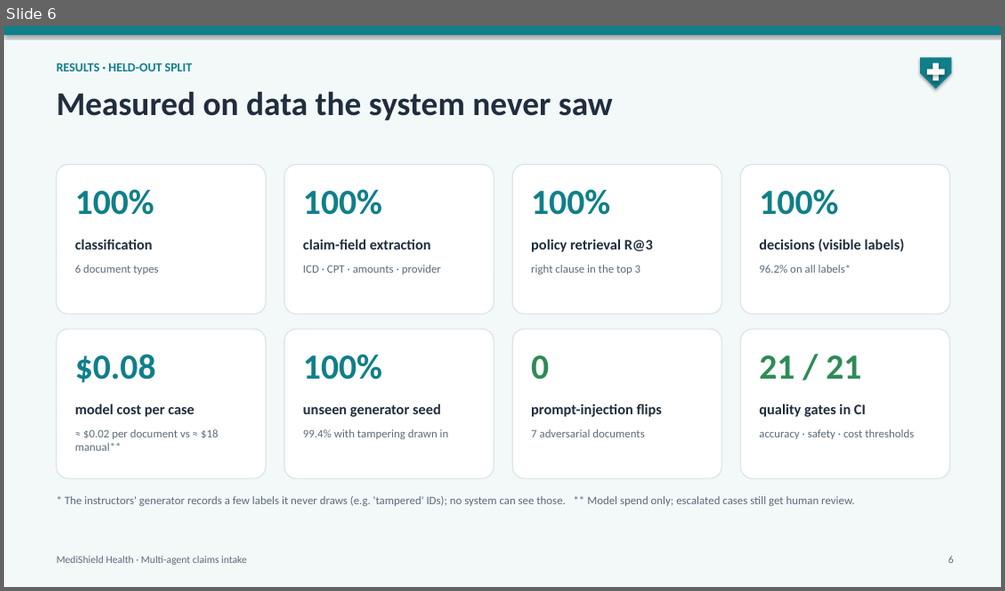
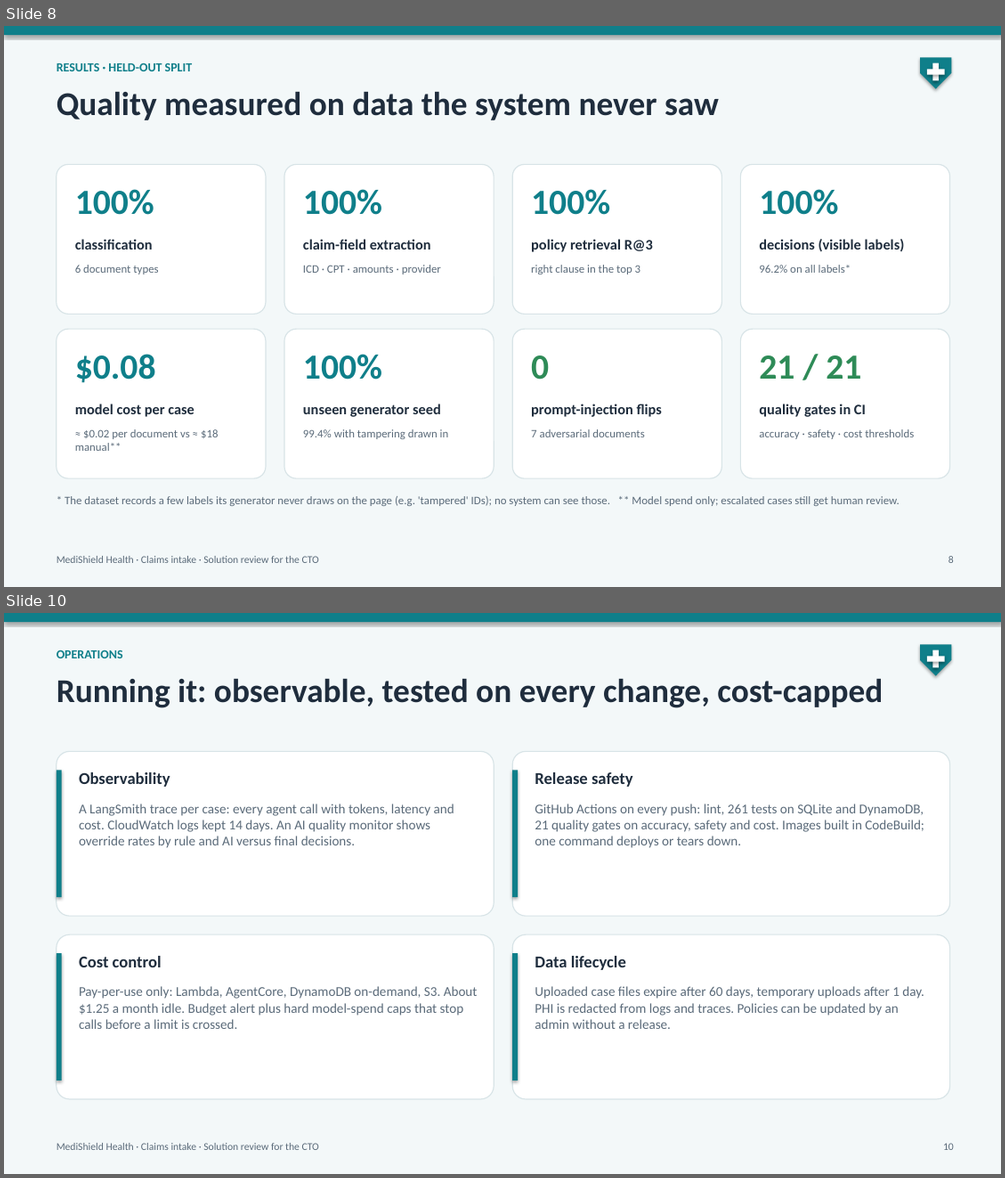
Before and after one commit to raghav010126/Capstone, a slide deck: docs/MediShield_capstone.pptx. Shown one above the other, each under a label of ours: slide 6 before the commit, slides 8 and 10 after it; the slides between them are not shown. The pictures are 1005x591 and 1005x1178 pixels, drawn with LibreOffice and Linux fonts; fonts in the diff are those of the drawing. Boxes give left, top, right and bottom in pixels: in the first picture for what was removed or moved away, otherwise in the second. Text is boxed around its words. In the diff, an @@ line names an element or a change of style, - is before the commit and + after.

```diff
--- a/docs/MediShield_capstone.pptx
+++ b/docs/MediShield_capstone.pptx
@@ slide 10 added at box(4, 613, 1001, 1174), background #F3F8F9 @@
@@ rectangle added at box(4, 613, 1001, 622), fill #0F7F8A @@
@@ text added at box(57, 650, 123, 658), 12 pt, text #0F7F8A, bold @@
+OPERATIONS
@@ pentagon arrow added at box(920, 644, 952, 676), fill #0F7F8A @@
@@ rectangle added at box(927, 657, 945, 662), fill #FFFFFF @@
@@ rectangle added at box(933, 650, 938, 668), fill #FFFFFF @@
@@ text added at box(57, 678, 882, 708), 32 pt, text #1F2D3D, bold @@
+Running it: observable, tested on every change, cost-capped
@@ rounded rectangle added at box(57, 751, 494, 916), fill #FFFFFF, outline #D8E4E7 1 pt @@
@@ rectangle added at box(57, 770, 62, 897), fill #0F7F8A @@
@@ text added at box(79, 772, 170, 787), 16 pt, text #1F2D3D, bold @@
+Observability
@@ rounded rectangle added at box(512, 751, 950, 916), fill #FFFFFF, outline #D8E4E7 1 pt @@
@@ rectangle added at box(512, 770, 518, 897), fill #0F7F8A @@
@@ text added at box(534, 772, 633, 787), 16 pt, text #1F2D3D, bold @@
+Release safety
@@ text added at box(79, 803, 454, 848), 13 pt, text #5B6B7A @@
+A LangSmith trace per case: every agent call with tokens, latency and cost. CloudWatch logs kept 14 days. An AI quality monitor shows override rates by rule and AI versus final decisions.
@@ text added at box(534, 803, 924, 848), 13 pt, text #5B6B7A @@
+GitHub Actions on every push: lint, 261 tests on SQLite and DynamoDB, 21 quality gates on accuracy, safety and cost. Images built in CodeBuild; one command deploys or tears down.
@@ rounded rectangle added at box(57, 934, 494, 1099), fill #FFFFFF, outline #D8E4E7 1 pt @@
@@ rectangle added at box(57, 953, 62, 1080), fill #0F7F8A @@
@@ text added at box(79, 956, 162, 967), 16 pt, text #1F2D3D, bold @@
+Cost control
@@ rounded rectangle added at box(512, 934, 950, 1099), fill #FFFFFF, outline #D8E4E7 1 pt @@
@@ rectangle added at box(512, 953, 518, 1080), fill #0F7F8A @@
@@ text added at box(534, 956, 626, 970), 16 pt, text #1F2D3D, bold @@
+Data lifecycle
@@ text added at box(79, 986, 477, 1029), 13 pt, text #5B6B7A @@
+Pay-per-use only: Lambda, AgentCore, DynamoDB on-demand, S3. About $1.25 a month idle. Budget alert plus hard model-spend caps that stop calls before a limit is crossed.
@@ text added at box(534, 986, 924, 1029), 13 pt, text #5B6B7A @@
+Uploaded case files expire after 60 days, temporary uploads after 1 day. PHI is redacted from logs and traces. Policies can be updated by an admin without a release.
@@ text added at box(57, 1143, 319, 1150), 10 pt, text #5B6B7A @@
+MediShield Health · Claims intake · Solution review for the CTO
@@ text added at box(943, 1143, 954, 1150), 10 pt, text #5B6B7A @@
+10
@@ what was slide 6 is now slide 8 @@
@@ slide 8 changed as well @@
@@ text at box(57, 91, 719, 120): text changed @@
-Measured on data the system never saw
+Quality measured on data the system never saw
@@ text at box(65, 496, 898, 506): text changed @@
-* The instructors' generator records a few labels it never draws (e.g. 'tampered' IDs); no system can see those. ** Model spend only; escalated cases still get human review.
+* The dataset records a few labels its generator never draws on the page (e.g. 'tampered' IDs); no system can see those. ** Model spend only; escalated cases still get human review.
@@ text at box(57, 556, 319, 563): text changed @@
-MediShield Health · Multi-agent claims intake
+MediShield Health · Claims intake · Solution review for the CTO
```
Also in this commit, not shown: 5 other slides changed, 7 other slides added, 5 slides removed, 2 other files.
